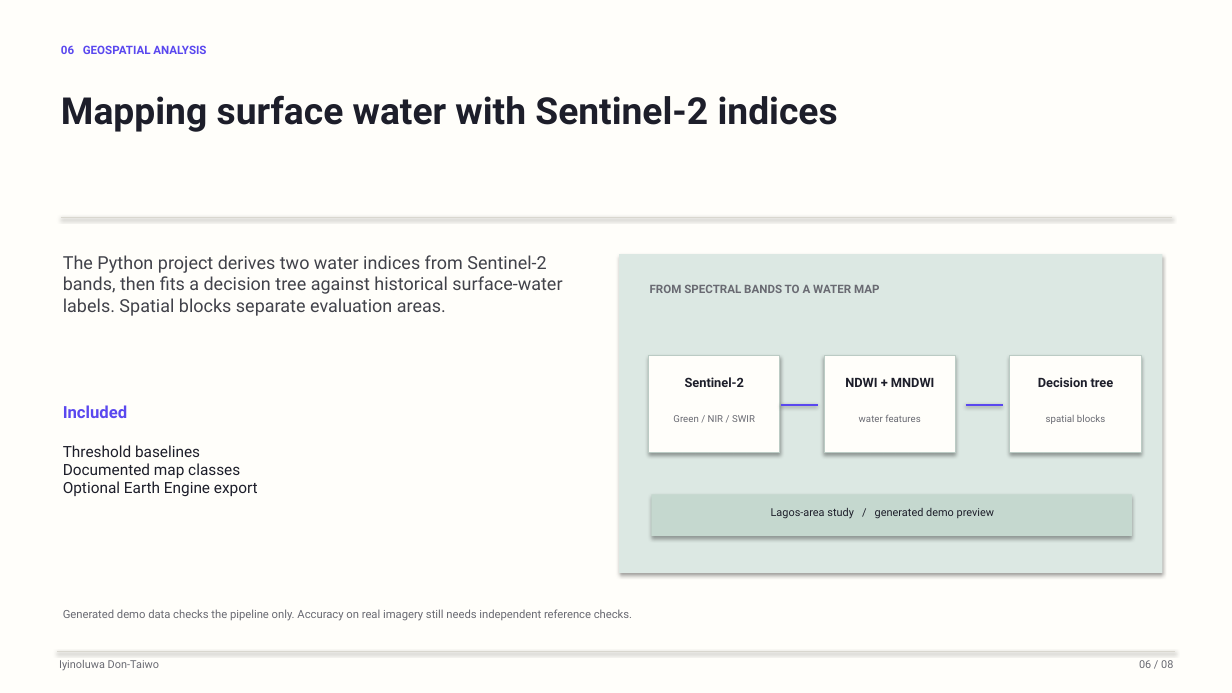
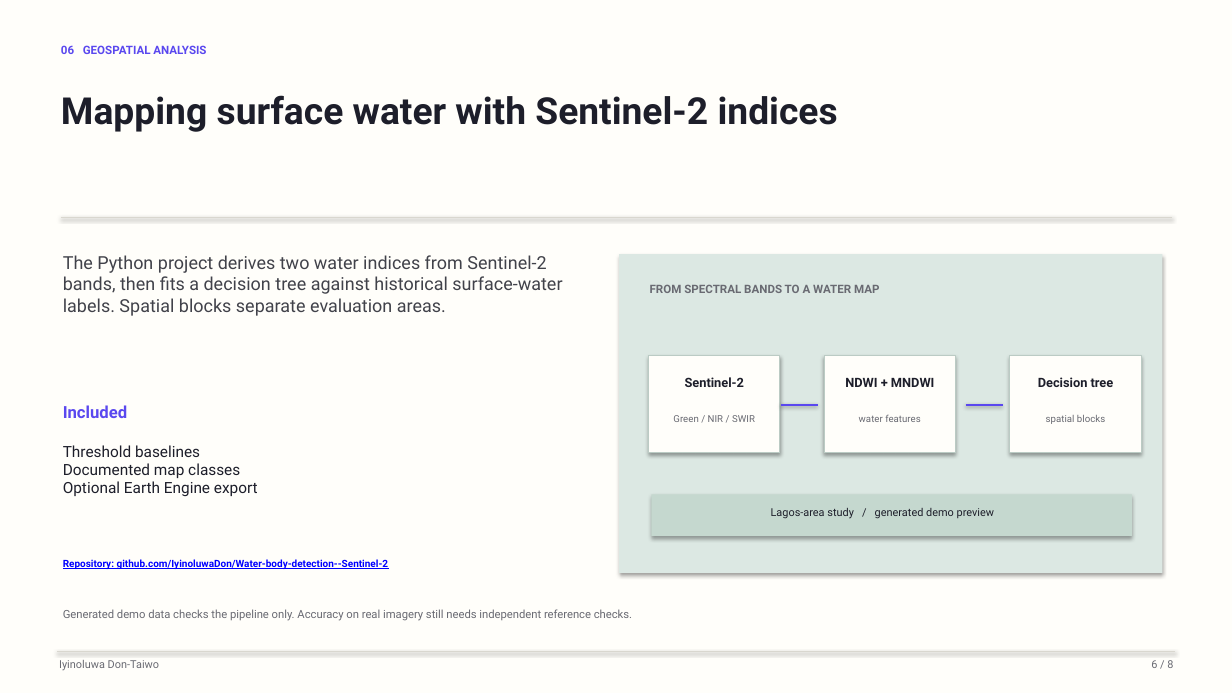
Before and after one commit to IyinoluwaDon/Portfolio, a slide deck: slide 6 of public/decks/iyinoluwa-don-taiwo-projects.pptx. Drawn at 1232x693 pixels with LibreOffice and Linux fonts; fonts in the diff are those of the drawing. Boxes give left, top, right and bottom in pixels: in the first picture for what was removed or moved away, otherwise in the second. Text is boxed around its words. In the diff, an @@ line names an element or a change of style, - is before the commit and + after.

```diff
--- a/public/decks/iyinoluwa-don-taiwo-projects.pptx
+++ b/public/decks/iyinoluwa-don-taiwo-projects.pptx
@@ text added at [63,559,389,569], 7.8 pt, text #0000FF, bold, underline @@
+Repository: github.com/IyinoluwaDon/Water-body-detection--Sentinel-2
@@ text at [1151,660,1173,668]: text changed @@
-06 / 08
+6 / 8
```
Also in this commit, not shown: 7 other slides changed, 5 other files.
